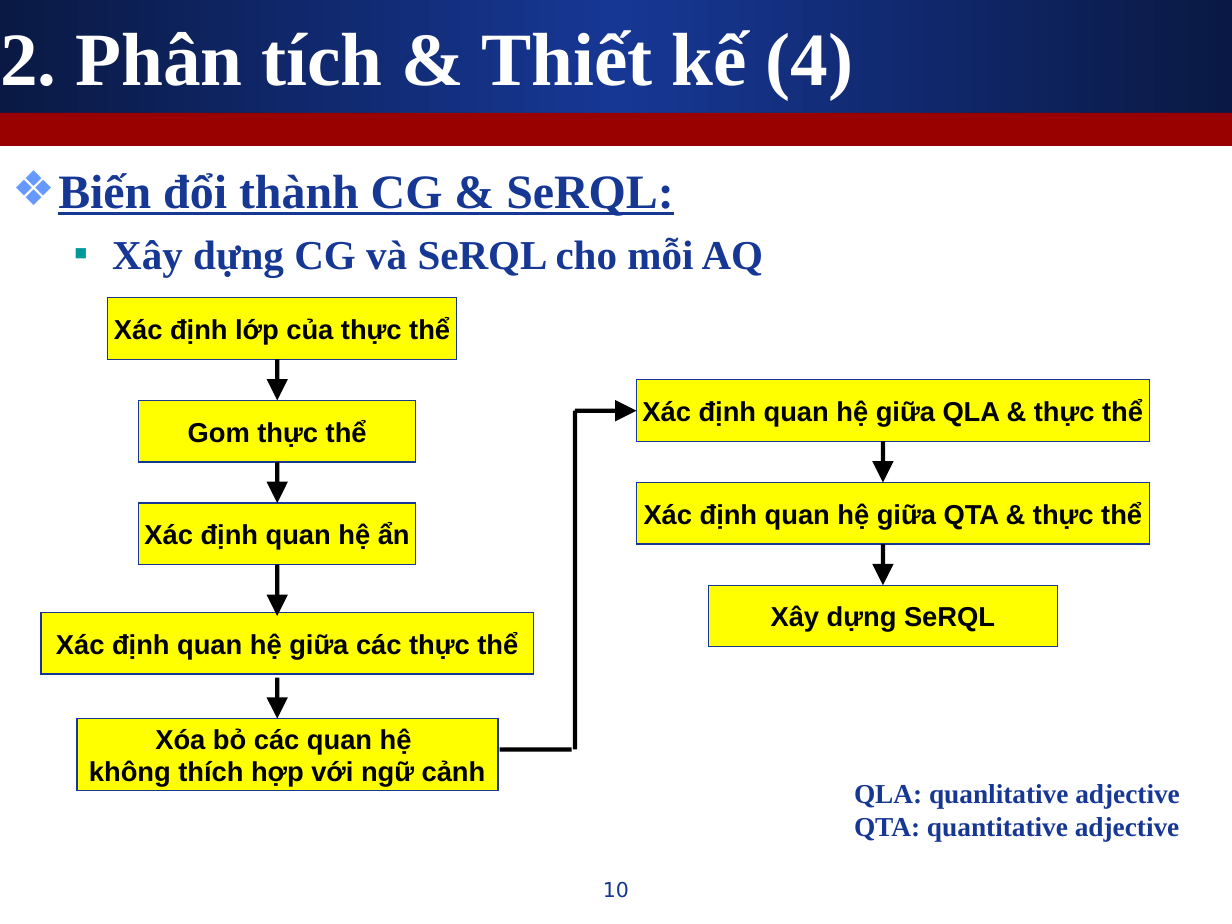
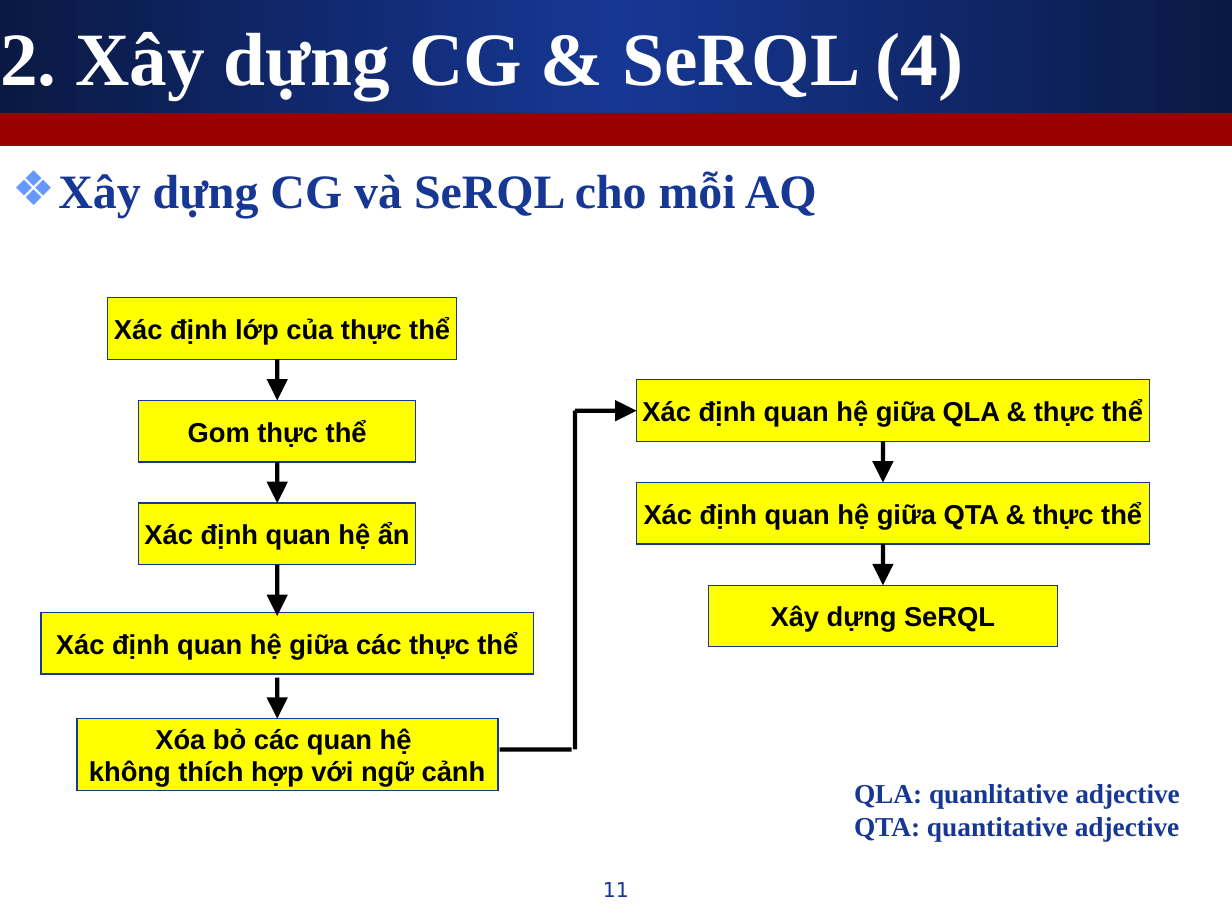
Before and after one commit to leaderwing/kt-kimres, a slide deck: slide 11 of note/[K][Thesis] Presentation.ppt (slide 10 before the commit). Drawn at 1232x924 pixels with LibreOffice and Linux fonts; fonts in the diff are those of the drawing. Boxes give left, top, right and bottom in pixels: in the first picture for what was removed or moved away, otherwise in the second. Text is boxed around its words. In the diff, an @@ line names an element or a change of style, - is before the commit and + after.

```diff
--- a/note/[K][Thesis] Presentation.ppt
+++ b/note/[K][Thesis] Presentation.ppt
@@ title at [0, 32, 963, 99]: text changed @@
-2. Phân tích & Thiết kế (4)
+2. Xây dựng CG & SeRQL (4)
@@ text "Xây dựng CG và SeRQL ..." at [58, 171, 817, 217]: size 24 to 28 pt; bullet ▪ to ❖; list level 2 to 1 in "Xây dựng CG và SeRQL ..."; bullet colour #009999 to #6699FF @@
@@ text at [58, 173, 673, 216]: paragraph removed @@
-❖ Biến đổi thành CG & SeRQL:
@@ page number at [603, 882, 629, 897]: text changed @@
-10
+11
```
Also in this commit, not shown: 13 other slides changed, 2 slides added, 2 slides removed.
